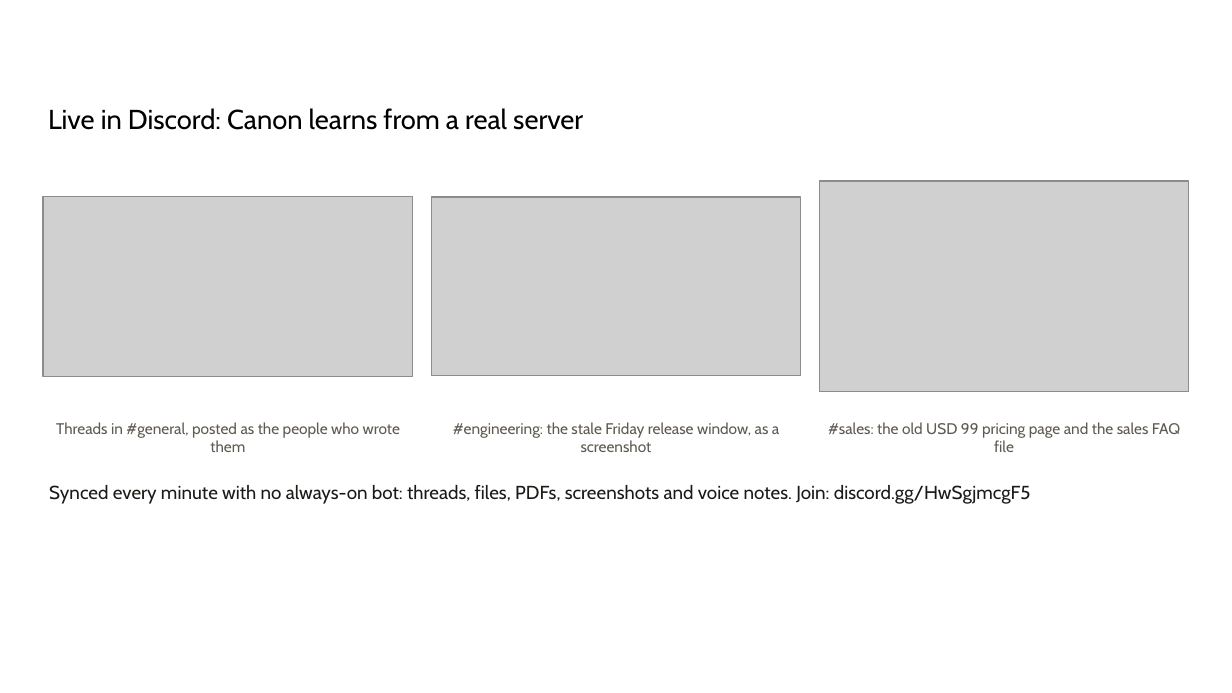
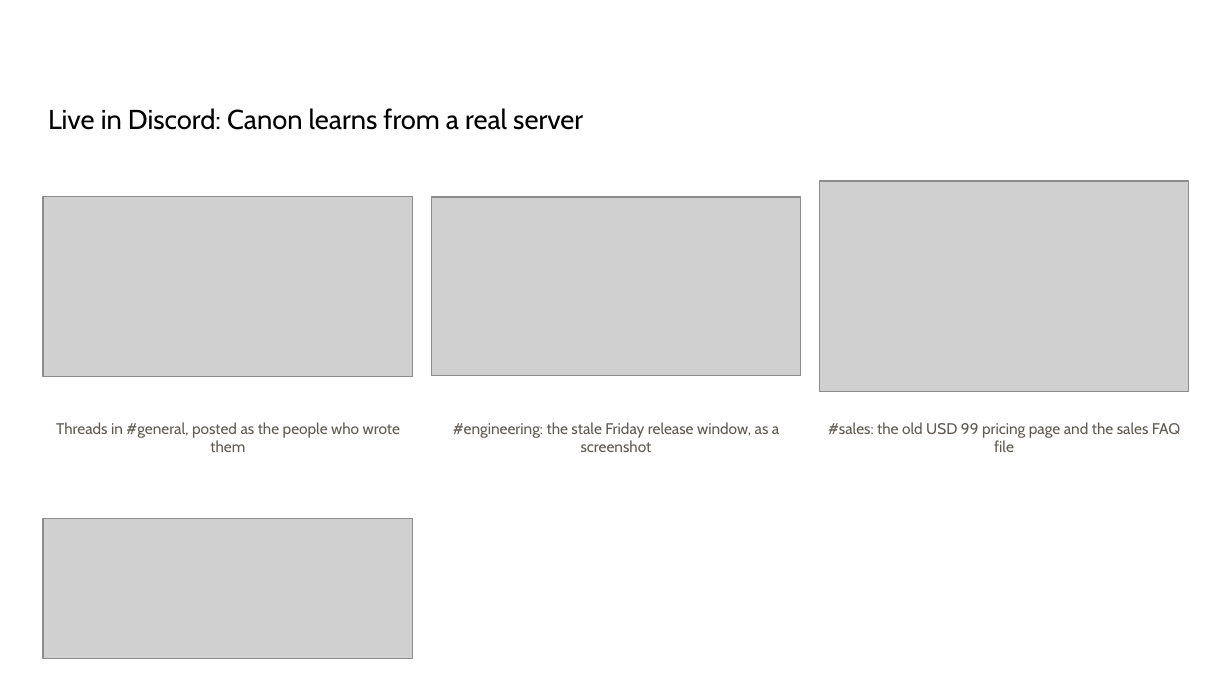
Before and after one commit to tejasnafde/canon, a slide deck: slide 11 of deck/canon-deck.pptx. Drawn at 1232x693 pixels with LibreOffice and Linux fonts; fonts in the diff are those of the drawing; grey boxes stand for pictures. Boxes give left, top, right and bottom in pixels: in the first picture for what was removed or moved away, otherwise in the second. Text is boxed around its words. In the diff, an @@ line names an element or a change of style, - is before the commit and + after.

```diff
--- a/deck/canon-deck.pptx
+++ b/deck/canon-deck.pptx
@@ text removed at [49, 485, 1031, 504] @@
-Synced every minute with no always-on bot: threads, files, PDFs, screenshots and voice notes. Join: discord.gg/HwSgjmcgF5
@@ picture added at [43, 519, 413, 659] @@
```
Also in this commit, not shown: 4 other files.
